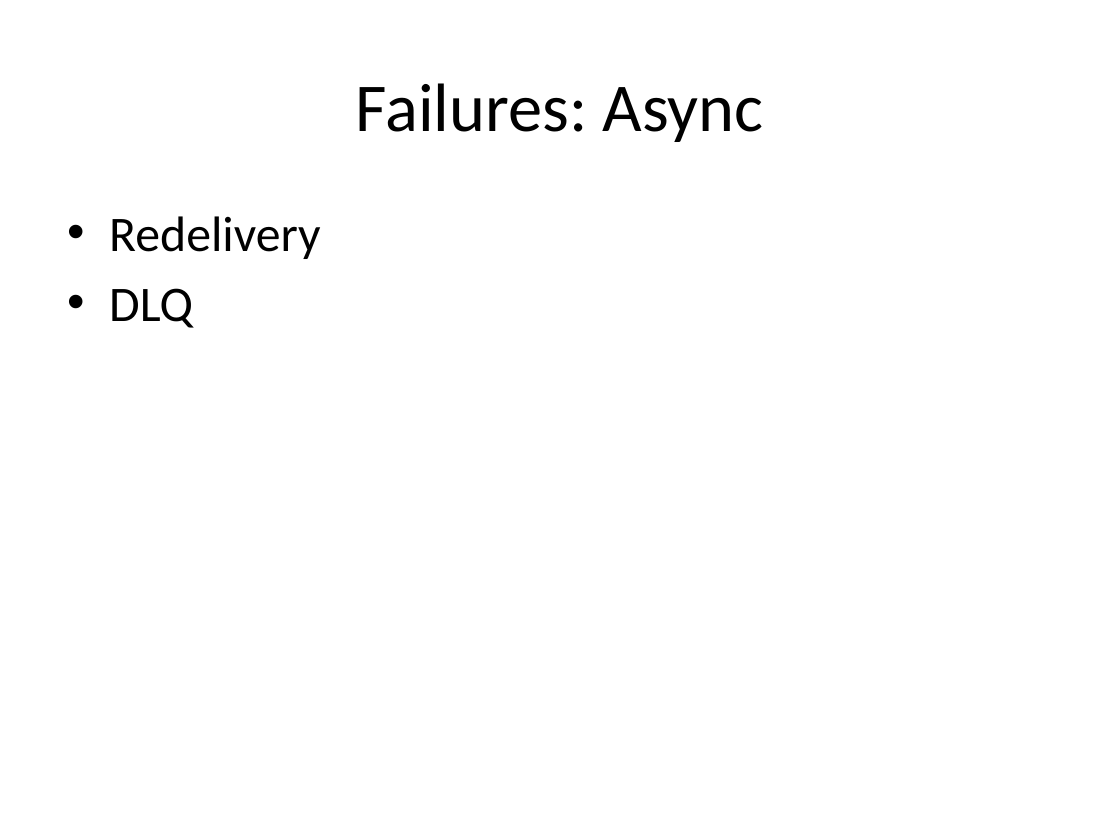
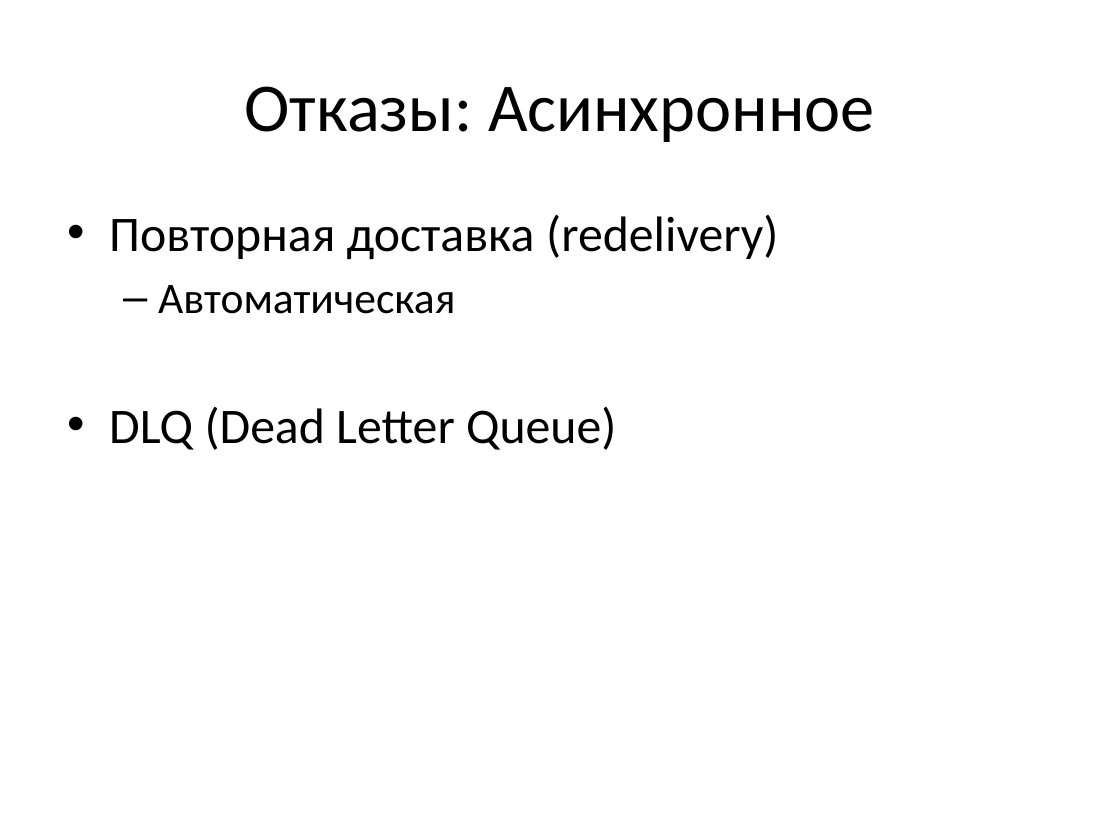
Before and after one commit to vitali-kviatkouski/personal, a slide deck: slide 20 of Microservices.pptx (slide 19 before the commit). Drawn at 1120x840 pixels with LibreOffice and Linux fonts; fonts in the diff are those of the drawing. Boxes give left, top, right and bottom in pixels: in the first picture for what was removed or moved away, otherwise in the second. Text is boxed around its words. In the diff, an @@ line names an element or a change of style, - is before the commit and + after.

```diff
--- a/Microservices.pptx
+++ b/Microservices.pptx
@@ title at <box>245,86,874,142</box>: text changed @@
-Failures: Async
+Отказы: Асинхронное
@@ text at <box>109,215,778,450</box>: text changed @@
-• Redelivery
-• DLQ
+• Повторная доставка (redelivery)
+  – Автоматическая
+• DLQ (Dead Letter Queue)
```
Also in this commit, not shown: 12 other slides changed, 2 slides added, 2 slides removed.
